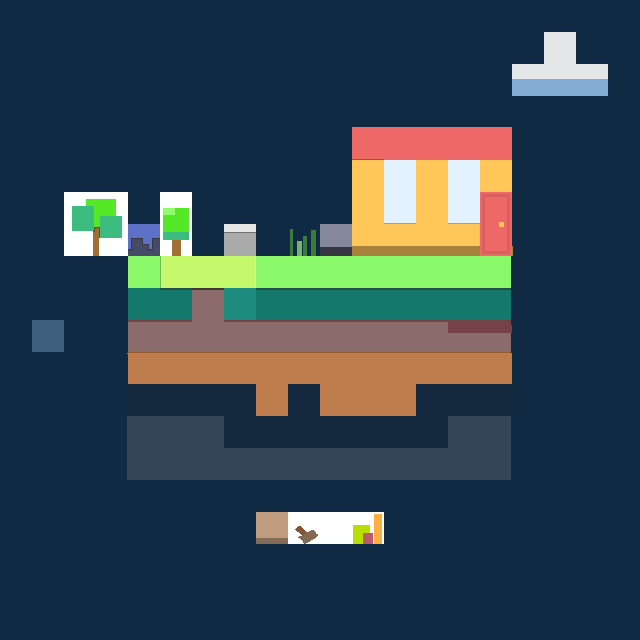
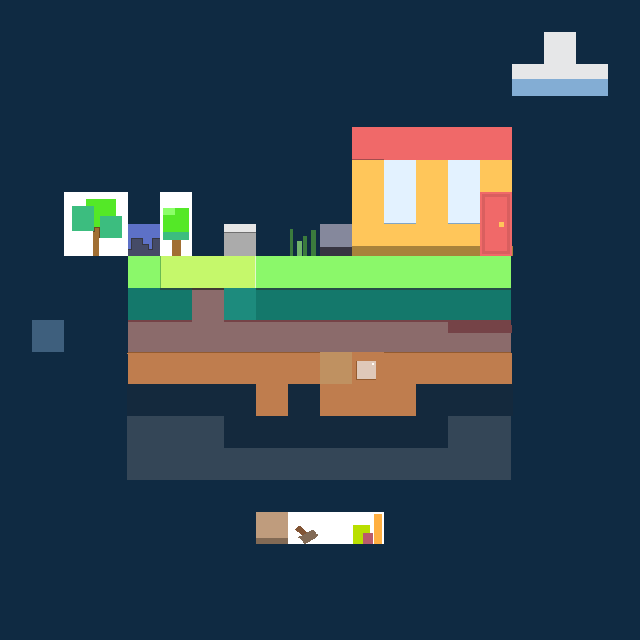
Layer changes from the first 640 x 640 image to the second:
painted on "Layer 2" over [320, 352, 384, 384]
